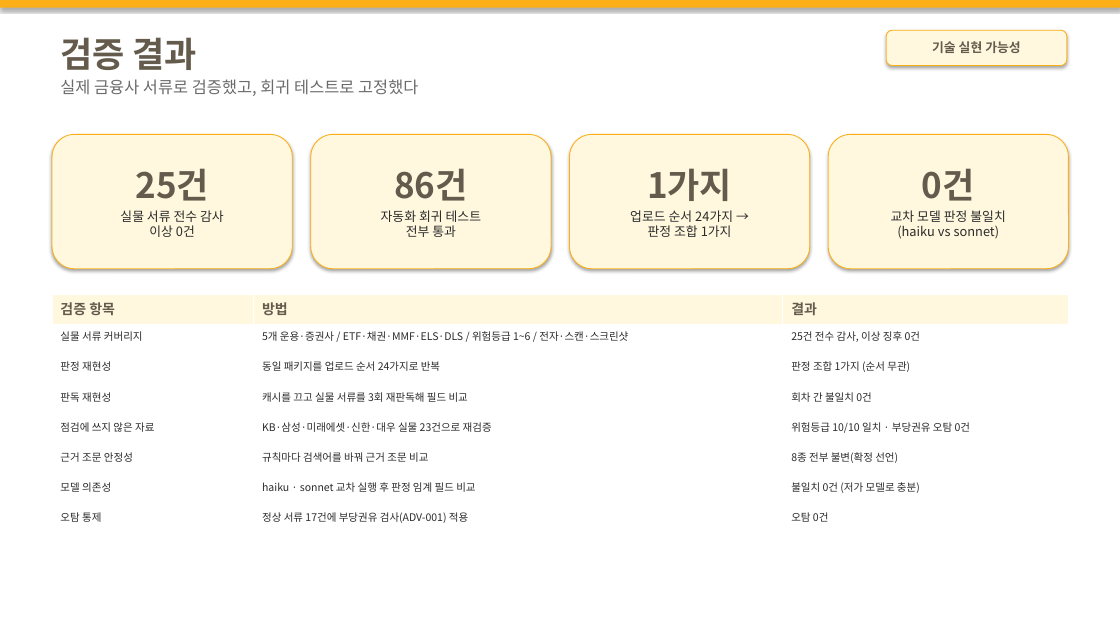
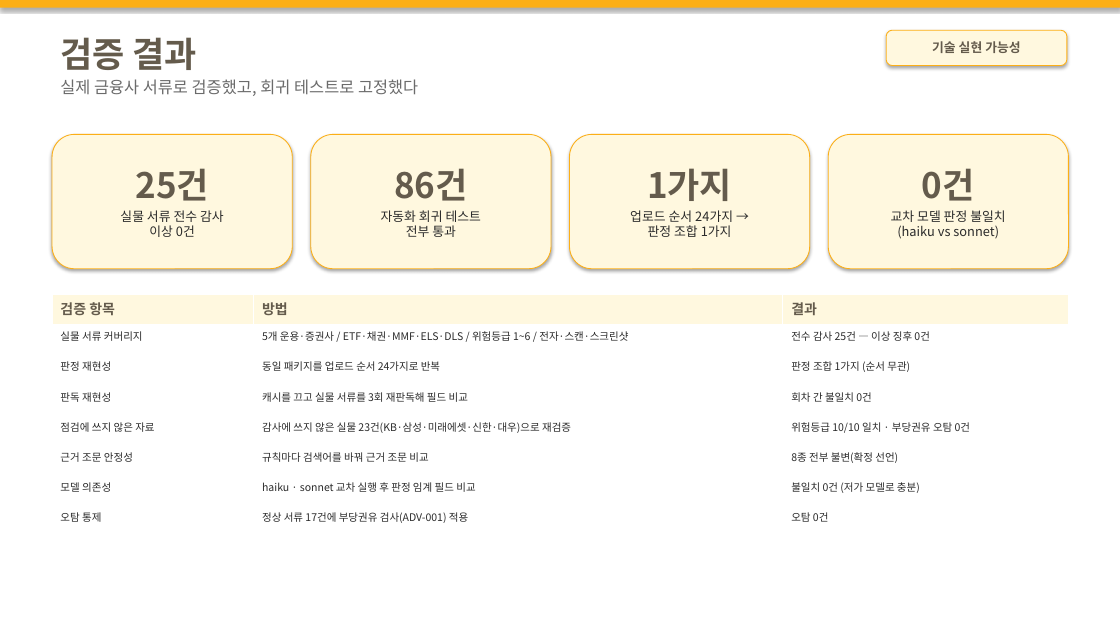
Before and after one commit to M0282/26KBAI_LW, a slide deck: slide 15 of docs/기술설명서_초안.pptx. Drawn at 1120x630 pixels with LibreOffice and Linux fonts; fonts in the diff are those of the drawing. Boxes give left, top, right and bottom in pixels: in the first picture for what was removed or moved away, otherwise in the second. Text is boxed around its words. In the diff, an @@ line names an element or a change of style, - is before the commit and + after.

```diff
--- a/docs/기술설명서_초안.pptx
+++ b/docs/기술설명서_초안.pptx
@@ table at box(52, 294, 1069, 536) @@
-row 2, column 3: 25건 전수 감사, 이상 징후 0건
+row 2, column 3: 전수 감사 25건 — 이상 징후 0건
-row 5, column 2: KB·삼성·미래에셋·신한·대우 실물 23건으로 재검증
+row 5, column 2: 감사에 쓰지 않은 실물 23건(KB·삼성·미래에셋·신한·대우)으로 재검증
```
Also in this commit, not shown: 2 other slides changed, 1 other file.
